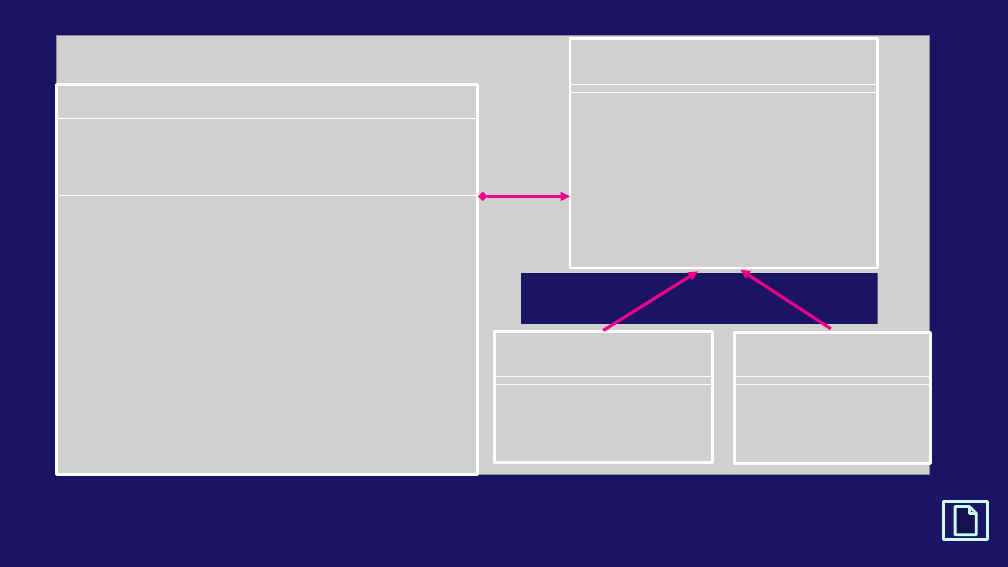
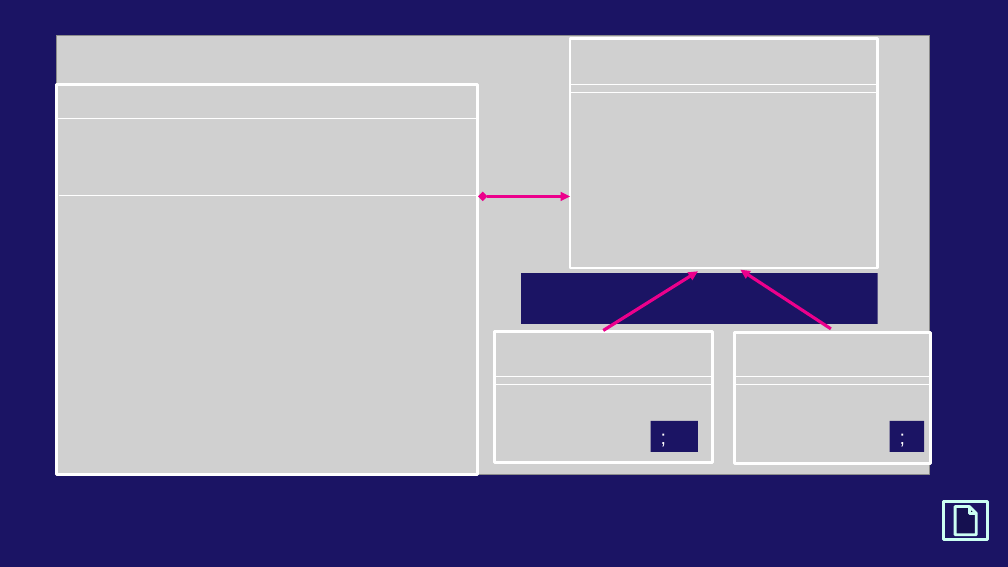
Before and after one commit to haveasip-and-code/g4_seminar_cs202, a slide deck: slide 14 of StrategyPattern.pptx. Drawn at 1008x567 pixels with LibreOffice and Linux fonts; fonts in the diff are those of the drawing; grey boxes stand for pictures. Boxes give left, top, right and bottom in pixels: in the first picture for what was removed or moved away, otherwise in the second. Text is boxed around its words. In the diff, an @@ line names an element or a change of style, - is before the commit and + after.

Commit message:
ppt update

```diff
--- a/StrategyPattern.pptx
+++ b/StrategyPattern.pptx
@@ rectangle added at [650, 421, 698, 453], fill #1B1464, 14 pt, text #FFFFFF @@
+;
@@ rectangle added at [890, 421, 924, 453], fill #1B1464, 14 pt, text #FFFFFF @@
+;
```
Also in this commit, not shown: 1 other file.
